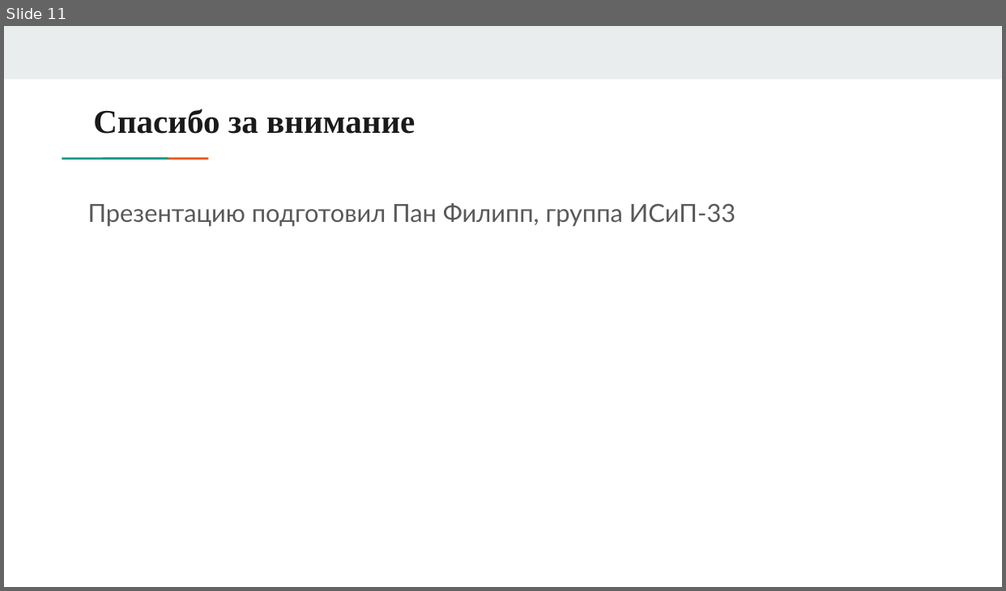
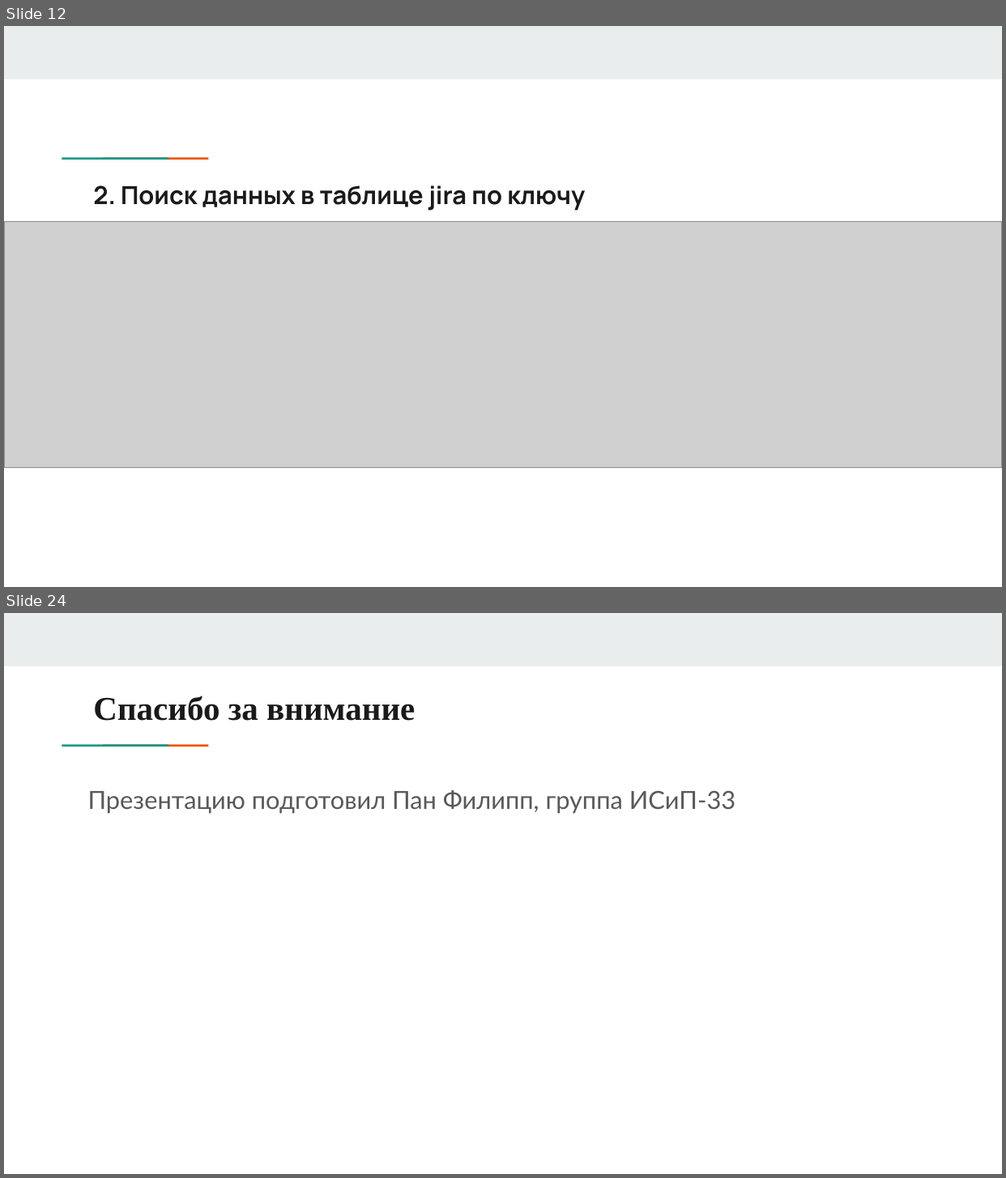
Before and after one commit to PhilippPan/DiplomaKP11, a slide deck: Презентация дипломной работы.pptx. Shown one above the other, each under a label of ours: slide 11 before the commit, slides 12 and 24 after it; the slides between them are not shown. The pictures are 1006x591 and 1006x1178 pixels, drawn with LibreOffice and Linux fonts; fonts in the diff are those of the drawing; grey boxes stand for pictures. Boxes give left, top, right and bottom in pixels: in the first picture for what was removed or moved away, otherwise in the second. Text is boxed around its words. In the diff, an @@ line names an element or a change of style, - is before the commit and + after.

```diff
--- a/Презентация дипломной работы.pptx
+++ b/Презентация дипломной работы.pptx
@@ slide 12 added at (4, 26, 1002, 587), background #FFFFFF; not listed: 3 template elements that a slide beside it also shows @@
@@ text added at (93, 186, 585, 211), 18 pt, text #1A1A1A, bold @@
+2. Поиск данных в таблице jira по ключу
@@ picture added at (4, 221, 1002, 468) @@
@@ what was slide 11 is now slide 24 @@
```
Also in this commit, not shown: 2 slides changed, 12 other slides added.
